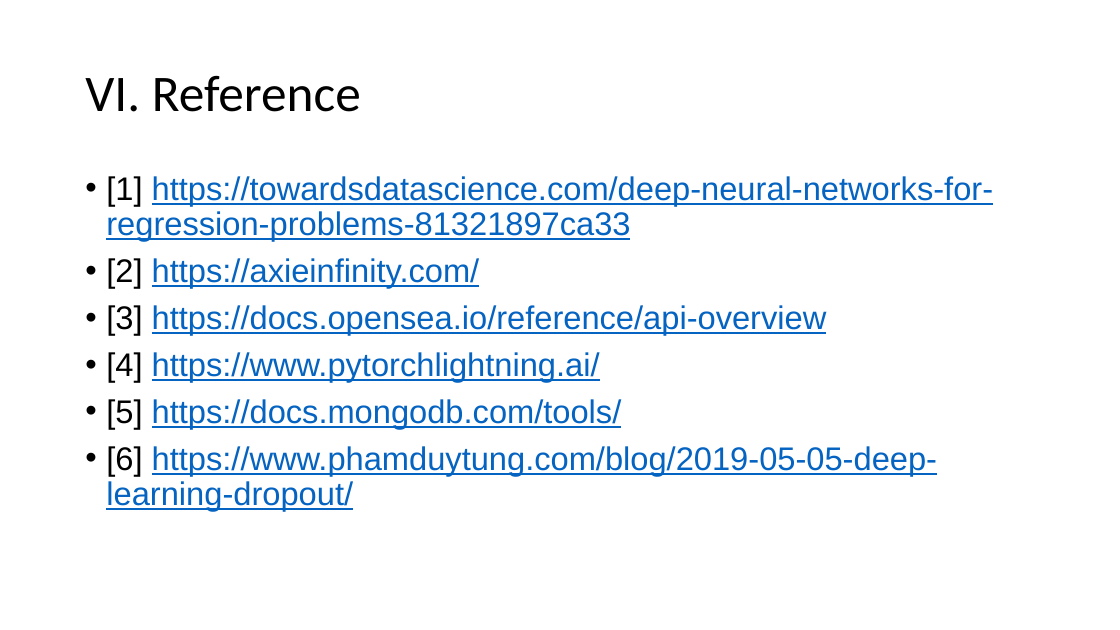
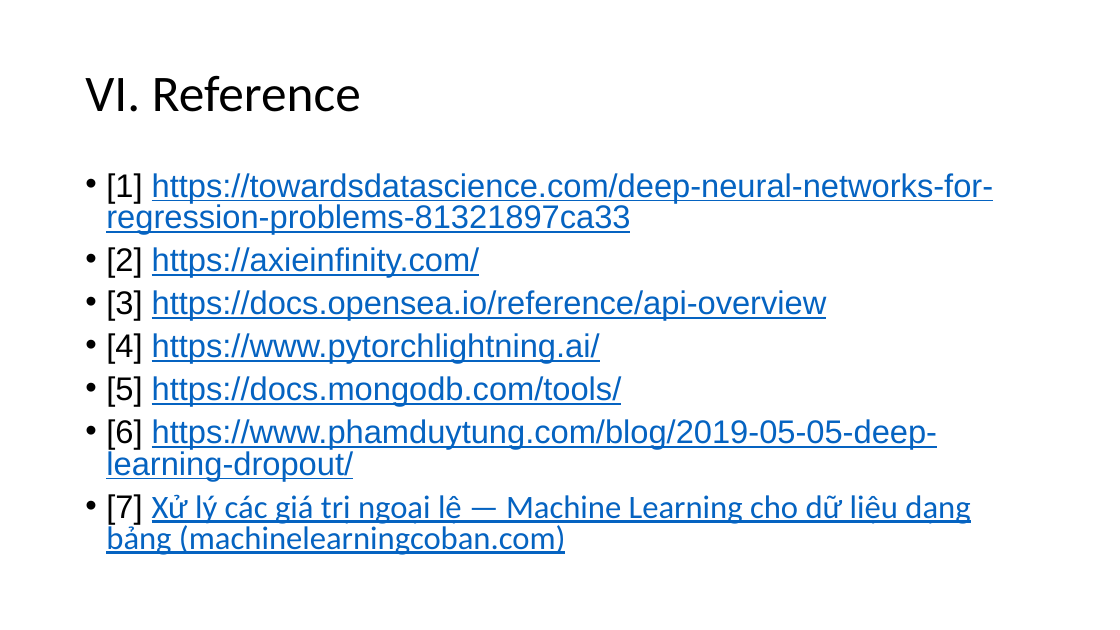
Before and after one commit to eddypop2000/DataScienceProject, a slide deck: slide 11 of TEAM-10.pptx. Drawn at 1120x630 pixels with LibreOffice and Linux fonts; fonts in the diff are those of the drawing. Boxes give left, top, right and bottom in pixels: in the first picture for what was removed or moved away, otherwise in the second. Text is boxed around its words. In the diff, an @@ line names an element or a change of style, - is before the commit and + after.

```diff
--- a/TEAM-10.pptx
+++ b/TEAM-10.pptx
@@ text at (x1=106, y1=173, x2=993, y2=480): line spacing 0.9 to 0.8 @@
@@ text at (x1=106, y1=494, x2=970, y2=555): paragraph added @@
+• [7] Xử lý các giá trị ngoại lệ — Machine Learning cho dữ liệu dạng bảng (machinelearningcoban.com)
```
Also in this commit, not shown: 2 other slides changed, 1 other file.
